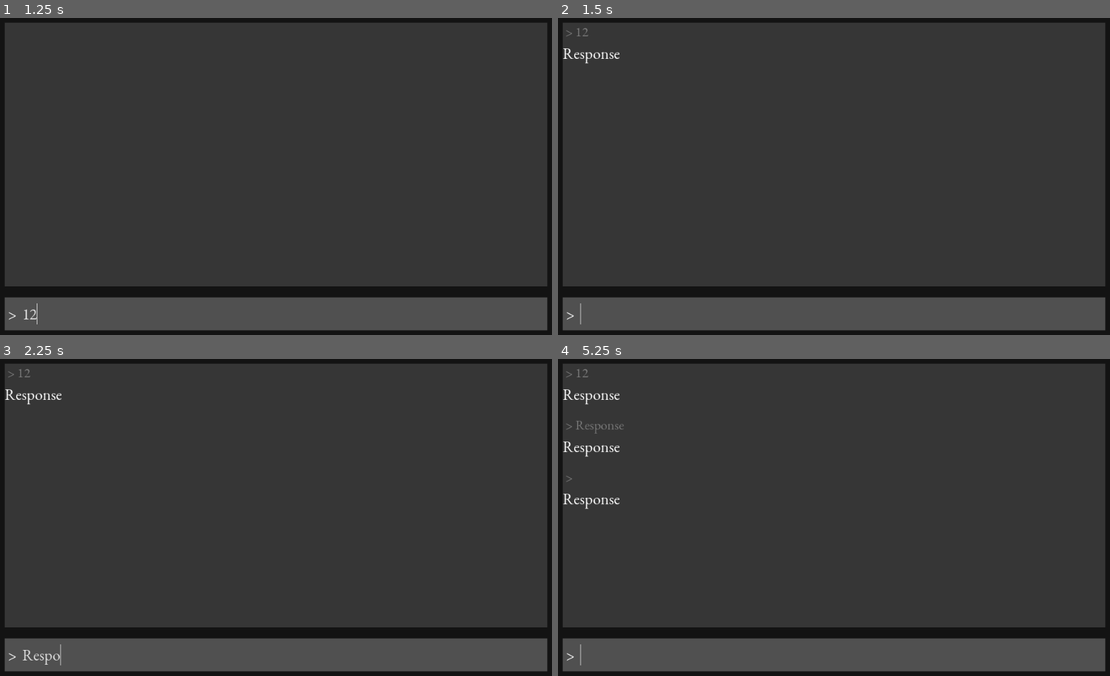
Above: before the commit, frames 1-4 (two rows, left to right).
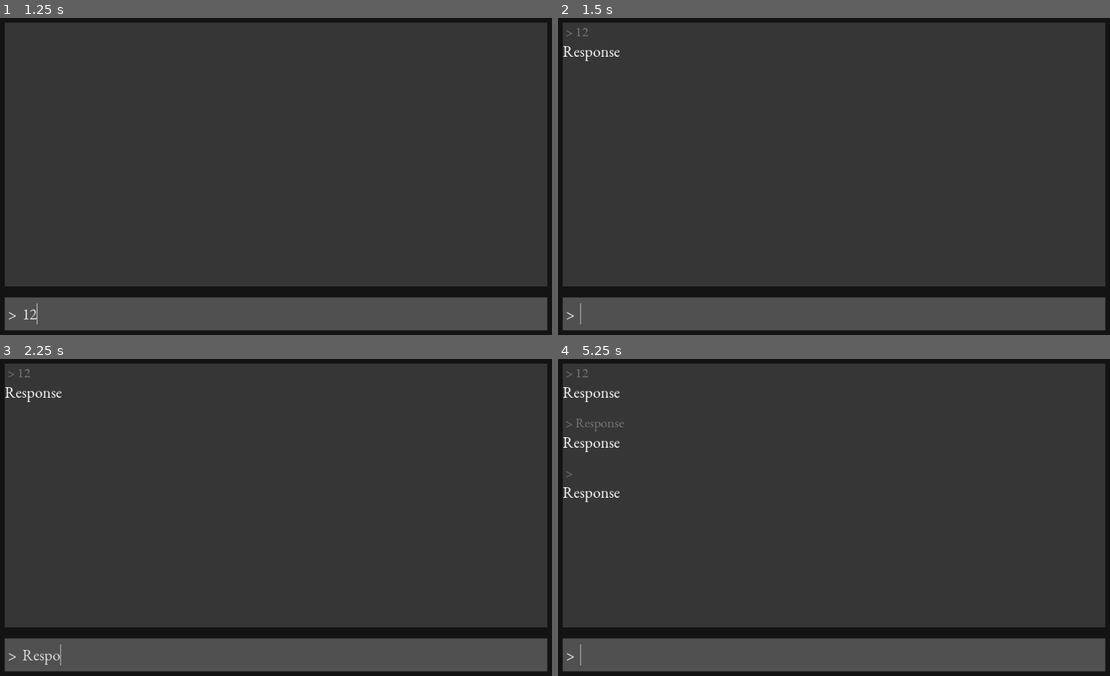
Above: after the commit, the same moments.

Repository: philipuriarte/Godot-Retro-Text-Adventure-Tutorial
Game: Godot game, scene res://scenes/game.tscn
Two runs of this game, one before a commit and one after it. Both use one fixed random seed, a clock stepped at 60 frames per second and the inputs below.
Inputs (mouse positions are in pixels of both pictures, inside the frame that each line leads up to):
- Up to frame 1 (1.25 s): click (287, 312) at 0.52 s; type "12" at 0.6 s
- Up to frame 2 (1.5 s): tap Enter at 1.25 s
- Up to frame 3 (2.25 s): type "Response" at 2 s
- Up to frame 4 (5.25 s): tap Space at 2.75, 4.25 s; tap Enter at 3.5, 5 s

Frame 1 is identical in both runs. In frame 2, 0.2% of the frame differs, in the area x 0-12%, y 8-15%; in frame 3, 0.2%; in frame 4, 0.7%, in the area x 0-12%, y 8-48%.

Commit message:
Turn on separation in InputResponse

Diff:
--- a/scenes/input_response.tscn
+++ b/scenes/input_response.tscn
@@ -7,6 +7,7 @@
 [node name="InputResponse" type="VBoxContainer"]
 margin_right = 984.0
 margin_bottom = 75.0
+custom_constants/separation = 0
 script = ExtResource( 3 )
 
 [node name="InputHistory" type="Label" parent="."]
@@ -17,8 +18,8 @@
 text = " > This is what the user typed"
 
 [node name="Response" type="Label" parent="."]
-margin_top = 37.0
+margin_top = 33.0
 margin_right = 984.0
-margin_bottom = 75.0
+margin_bottom = 71.0
 custom_fonts/font = ExtResource( 1 )
 text = "This is what the game will give back"
